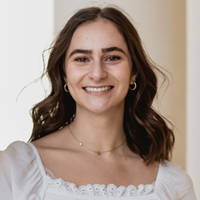
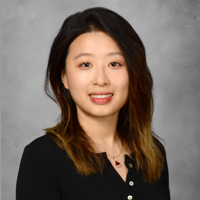
Revision of a layered (200, 200) image; what changed, layer by layer:
added layer "Jianing Xu" above "generic human" over [1, 0, 200, 200]
added layer "generic human" above "Sophie Storz 2023" over [0, 0, 200, 200]
hid "Sophie Storz 2023" over [0, 0, 200, 200]
hid "Danny 2023" over [0, 0, 200, 200]
